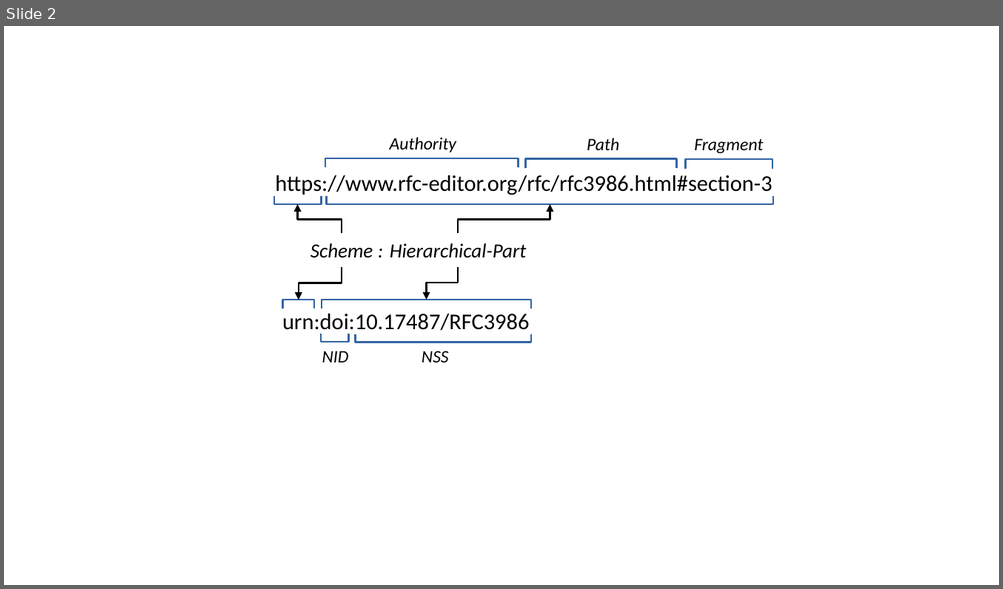
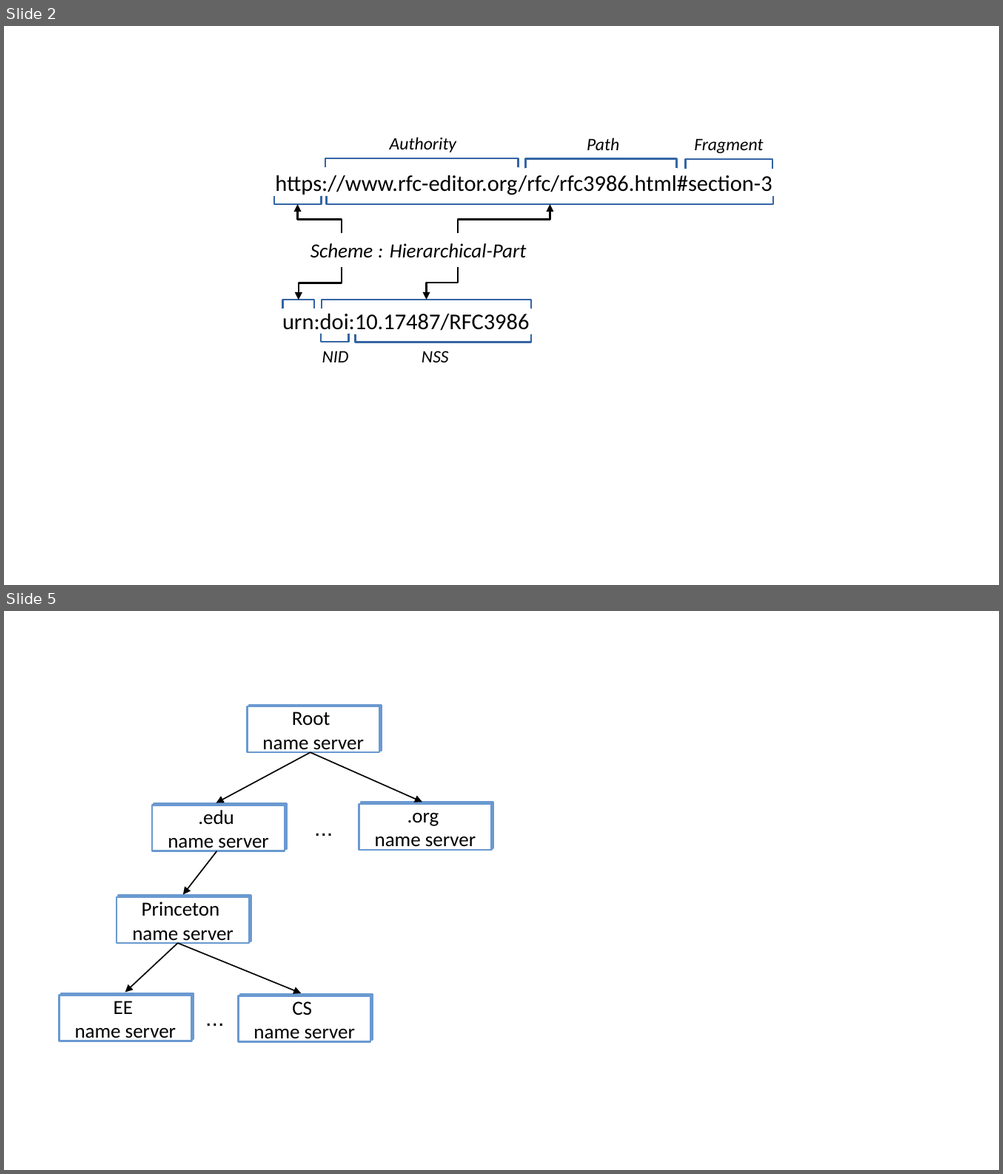
Before and after one commit to SystemsApproach/7E, a slide deck: naming/figures/naming.odp. Shown one above the other, each under a label of ours: slide 2 before the commit, slides 2 and 5 after it; the slides between them are not shown. The pictures are 1003x589 and 1003x1174 pixels, drawn with LibreOffice and Linux fonts; fonts in the diff are those of the drawing. Boxes give left, top, right and bottom in pixels: in the first picture for what was removed or moved away, otherwise in the second. Text is boxed around its words. In the diff, an @@ line names an element or a change of style, - is before the commit and + after.

```diff
--- a/naming/figures/naming.odp
+++ b/naming/figures/naming.odp
@@ slide 5 added at (4,611,999,1170), background #FFFFFF @@
@@ rectangle added at (247,706,379,752), fill #FFFFFF, outline #6A99D0 1.45 pt, 16 pt, text #000000 @@
+Root
+name server
@@ arrow added from (310, 752) to (216, 803), #000000 0.99 pt @@
@@ arrow added from (310, 752) to (422, 803), #000000 0.99 pt @@
@@ rectangle added at (152,805,284,851), fill #FFFFFF, outline #6A99D0 1.45 pt, 16 pt, text #000000 @@
+.edu
+name server
@@ text added at (305,809,342,844), 18 pt, text #000000 @@
+...
@@ rectangle added at (358,804,492,850), fill #FFFFFF, outline #6A99D0 1.45 pt, 16 pt, text #000000 @@
+.org
+name server
@@ arrow added from (217, 851) to (182, 895), #000000 0.99 pt @@
@@ rectangle added at (116,897,250,943), fill #FFFFFF, outline #6A99D0 1.45 pt, 16 pt, text #000000 @@
+Princeton
+name server
@@ arrow added from (178, 943) to (125, 993), #000000 0.99 pt @@
@@ arrow added from (178, 943) to (301, 994), #000000 0.99 pt @@
@@ rectangle added at (59,996,192,1042), fill #FFFFFF, outline #6A99D0 1.45 pt, 16 pt, text #000000 @@
+EE
+name server
@@ text added at (196,1000,233,1034), 18 pt, text #000000 @@
+...
@@ rectangle added at (239,997,371,1042), fill #FFFFFF, outline #6A99D0 1.45 pt, 16 pt, text #000000 @@
+CS
+name server
```
Also in this commit, not shown: 2 other slides added, 4 other files.
